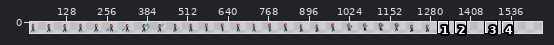
Two states of a sprite sheet, assets/characters/lilah.png. Above, an overview of the earlier version with the close-up marked.
Close-up. Before the edit:
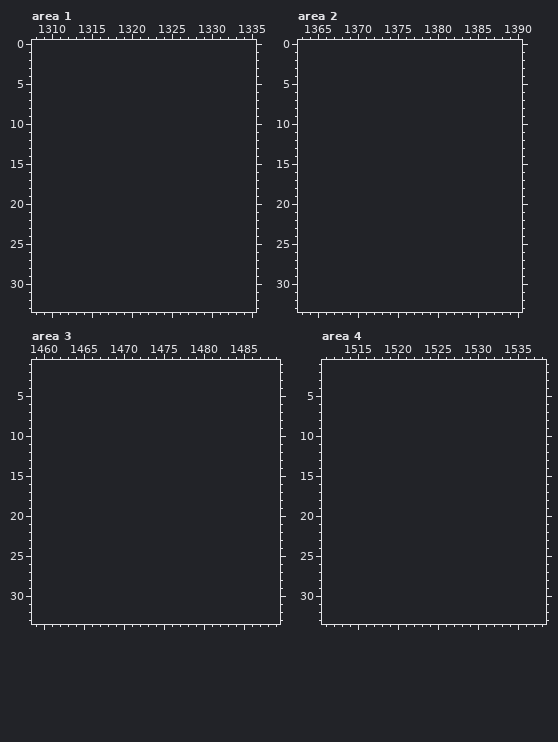
The file is 1300x34 pixels. Colours within 5 levels of each other are drawn and written as one. Shown: area 1: x 1308..1335, y 0..33; area 2: x 1363..1390, y 0..33; area 3: x 1459..1489, y 1..33; area 4: x 1511..1538, y 1..33. The old version is drawn lined up with the new one, on the new canvas. The wide view leaves out empty margins. The commit also changed other parts of the picture, which this record leaves out.
The same view after the edit:
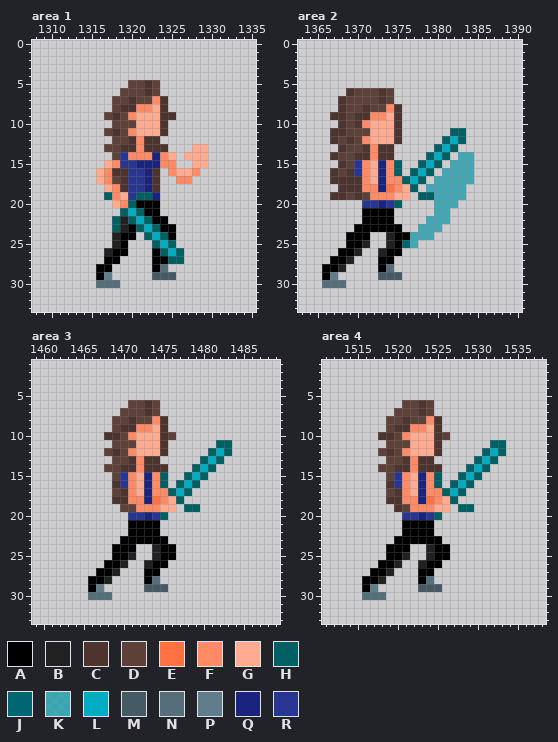
Palette (. is transparent): A #000000  B #212121  C #4e342e  D #5d4037  E #ff7043  F #ff8a65  G #ffab91  H #006064  J #006772  K #0097a7af  L #00acc1  M #455a64  N #546e7a  P #607d8b  Q #1a237e  R #283593
The exact change:
canvas 1300x34 -> 1650x34
Area 1:
y 5: x 1320..1323 .... -> DDCD
y 6: x 1319..1323 ..... -> DDDCD
y 7: x 1318..1324 ....... -> DDCDDFC
y 8: x 1318..1324 ....... -> DCCFFGC
y 9: x 1317..1325 ......... -> DCDFGGGCC
y 10: x 1318..1324 ....... -> DDDGGGC
y 11: x 1317..1324 ........ -> DCDFGGGC
y 12: x 1318..1323 ...... -> DDCFCC
y 13: x 1317..1324 ........ -> DDCCFCCC; x 1328..1329 .. -> GG
y 14: x 1318..1325 ........ -> DRFFFQFG; x 1327..1329 ... -> GGG
y 15: x 1317..1325 ......... -> GFRRQQQFF; x 1328..1329 .. -> GG
y 16: x 1316..1323 ........ -> GFCCRRQC; x 1325..1328 .... -> FGGF
y 17: x 1316..1323 ........ -> GFDCRRQC; x 1326..1327 .. -> FF
y 18: x 1317..1323 ....... -> GFCRRQC
y 19: x 1317..1323 ....... -> HFGRHHQ
y 20: x 1318..1323 ...... -> GFHAAA
y 21: x 1319..1323 ..... -> HLHAA
y 22: x 1318..1324 ....... -> HBHLHAA
y 23: x 1318..1325 ........ -> HBAHLHAA
y 24: x 1318..1320 ... -> BAA; x 1322..1325 .... -> HLHA
y 25: x 1318..1319 .. -> BA; x 1323..1325 ... -> HLH
y 26: x 1317..1319 ... -> BAA; x 1323..1326 .... -> AHLH
y 27: x 1317..1318 .. -> AA; x 1323..1326 .... -> AAHH
y 28: x 1316..1317 .. -> AA; x 1323..1324 .. -> AN
y 29: x 1316..1317 .. -> AP; x 1323..1325 ... -> MMM
y 30: x 1316..1318 ... -> NNN
Area 2:
y 6: x 1369..1374 ...... -> CDDDCD
y 7: x 1368..1374 ....... -> CDDDDCD
y 8: x 1368..1375 ........ -> CDDCDDFC
y 9: x 1367..1375 ......... -> CCDCCFFGC
y 10: x 1368..1375 ........ -> CDCFGGGC
y 11: x 1367..1375 ......... -> CCDDDGGGC; x 1382..1383 .. -> HH
y 12: x 1367..1375 ......... -> CDCDFGGGC; x 1381..1383 ... -> HLH
y 13: x 1368..1374 ....... -> CDDCFCC; x 1380..1382 ... -> HLH
y 14: x 1367..1374 ........ -> CDDCCFCC; x 1379..1381 ... -> HLH; x 1383..1384 .. -> KK
y 15: x 1368..1375 ........ -> CDRFGQFH; x 1378..1380 ... -> HLH; x 1382..1384 ... -> KKK
y 16: x 1367..1375 ......... -> CDCRFGQFH; x 1377..1379 ... -> HLH; x 1381..1384 .... -> KKKK
y 17: x 1367..1378 ............ -> CCCCFGQFFHLH; x 1380..1384 ..... -> KKKKK
y 18: x 1368..1377 .......... -> CCCFFQEFGH; x 1379..1383 ..... -> KKKKK
y 19: x 1367..1376 .......... -> CCDCDFFFGG; x 1378..1383 ...... -> HHKKKK
y 20: x 1371..1375 ..... -> RRQRH; x 1380..1382 ... -> KKK
y 21: x 1371..1374 .... -> AAAA; x 1380..1381 .. -> KK
y 22: x 1371..1374 .... -> AAAA; x 1379..1381 ... -> KKK
y 23: x 1370..1375 ...... -> AAAAAA; x 1378..1380 ... -> KKK
y 24: x 1369..1371 ... -> AAA; x 1374..1379 ...... -> BAAKKK
y 25: x 1369..1371 ... -> AAB; x 1374..1377 .... -> BAJK
y 26: x 1368..1370 ... -> AAB; x 1373..1375 ... -> BAA
y 27: x 1367..1369 ... -> AAB; x 1373..1374 .. -> AA
y 28: x 1366..1368 ... -> AAB; x 1373..1374 .. -> AN
y 29: x 1366..1367 .. -> AP; x 1373..1375 ... -> MMM
y 30: x 1366..1368 ... -> NNN
Area 3:
y 6: x 1471..1474 .... -> DDCD
y 7: x 1470..1474 ..... -> DDDCD
y 8: x 1469..1475 ....... -> DDCDDFC
y 9: x 1469..1475 ....... -> DCCFFGC
y 10: x 1468..1476 ......... -> CCDFGGGCD
y 11: x 1469..1475 ....... -> DDDGGGC; x 1482..1483 .. -> HH
y 12: x 1468..1475 ........ -> DCDFGGGC; x 1481..1483 ... -> HLH
y 13: x 1469..1474 ...... -> DDCFCC; x 1480..1482 ... -> HLH
y 14: x 1468..1475 ........ -> DDCCFCCC; x 1479..1481 ... -> HLH
y 15: x 1469..1475 ....... -> DRFGQFH; x 1478..1480 ... -> HLH
y 16: x 1469..1475 ....... -> CRFGQFH; x 1477..1479 ... -> HLH
y 17: x 1469..1478 .......... -> DCFGQFFHLH
y 18: x 1469..1477 ......... -> CCFFQEFGH
y 19: x 1470..1476 ....... -> DDFFFGG; x 1478..1479 .. -> HH
y 20: x 1471..1475 ..... -> RRQRH
y 21..22: x 1471..1474 .... -> AAAA
y 23: x 1470..1475 ...... -> AAAAAA
y 24: x 1469..1471 ... -> AAA; x 1474..1476 ... -> BAA
y 25: x 1469..1471 ... -> AAB; x 1474..1476 ... -> BAA
y 26: x 1468..1470 ... -> AAB; x 1473..1475 ... -> BAA
y 27: x 1467..1469 ... -> AAB; x 1473..1474 .. -> AA
y 28: x 1466..1468 ... -> AAB; x 1473..1474 .. -> AN
y 29: x 1466..1467 .. -> AP; x 1473..1475 ... -> MMM
y 30: x 1466..1468 ... -> NNN
Area 4:
y 6: x 1521..1524 .... -> DDCD
y 7: x 1520..1524 ..... -> DDDCD
y 8: x 1519..1525 ....... -> DDCDDFC
y 9: x 1519..1525 ....... -> DCCFFGC
y 10: x 1518..1526 ......... -> CCDFGGGCD
y 11: x 1519..1525 ....... -> DDDGGGC; x 1532..1533 .. -> HH
y 12: x 1518..1525 ........ -> DCDFGGGC; x 1531..1533 ... -> HLH
y 13: x 1519..1524 ...... -> DDCFCC; x 1530..1532 ... -> HLH
y 14: x 1518..1525 ........ -> DDCCFCCC; x 1529..1531 ... -> HLH
y 15: x 1519..1525 ....... -> DRFGQFH; x 1528..1530 ... -> HLH
y 16: x 1519..1525 ....... -> CRFGQFH; x 1527..1529 ... -> HLH
y 17: x 1519..1528 .......... -> DCFGQFFHLH
y 18: x 1519..1527 ......... -> CCFFQEFGH
y 19: x 1520..1526 ....... -> CDFFFGG; x 1528..1529 .. -> HH
y 20: x 1521..1525 ..... -> RRQRH
y 21..22: x 1521..1524 .... -> AAAA
y 23: x 1520..1525 ...... -> AAAAAA
y 24: x 1519..1521 ... -> AAA; x 1524..1526 ... -> BAA
y 25: x 1519..1521 ... -> AAB; x 1524..1526 ... -> BAA
y 26: x 1518..1520 ... -> AAB; x 1523..1525 ... -> BAA
y 27: x 1517..1519 ... -> AAB; x 1523..1524 .. -> AA
y 28: x 1516..1518 ... -> AAB; x 1523..1524 .. -> AN
y 29: x 1516..1517 .. -> AP; x 1523..1525 ... -> MMM
y 30: x 1516..1518 ... -> NNN
